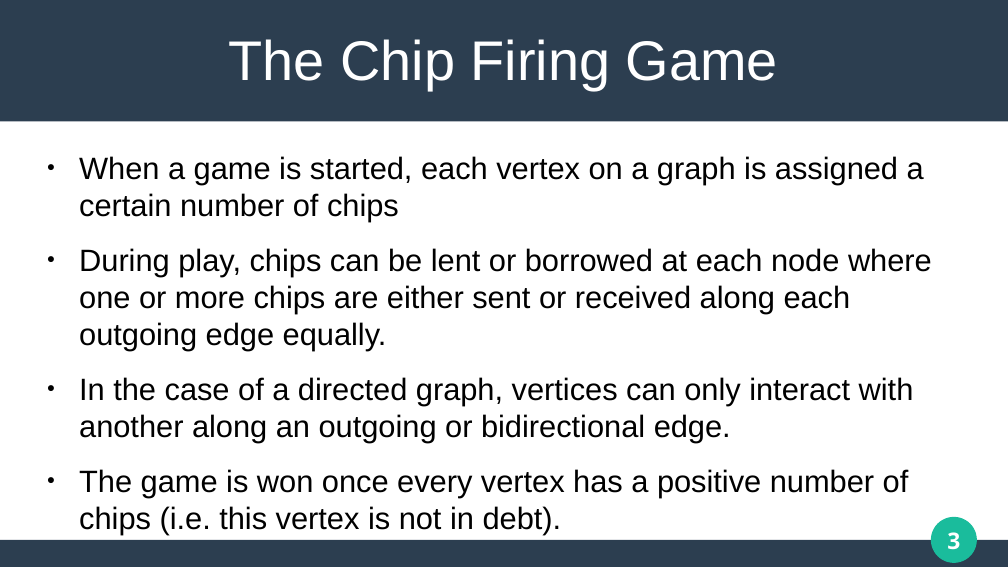
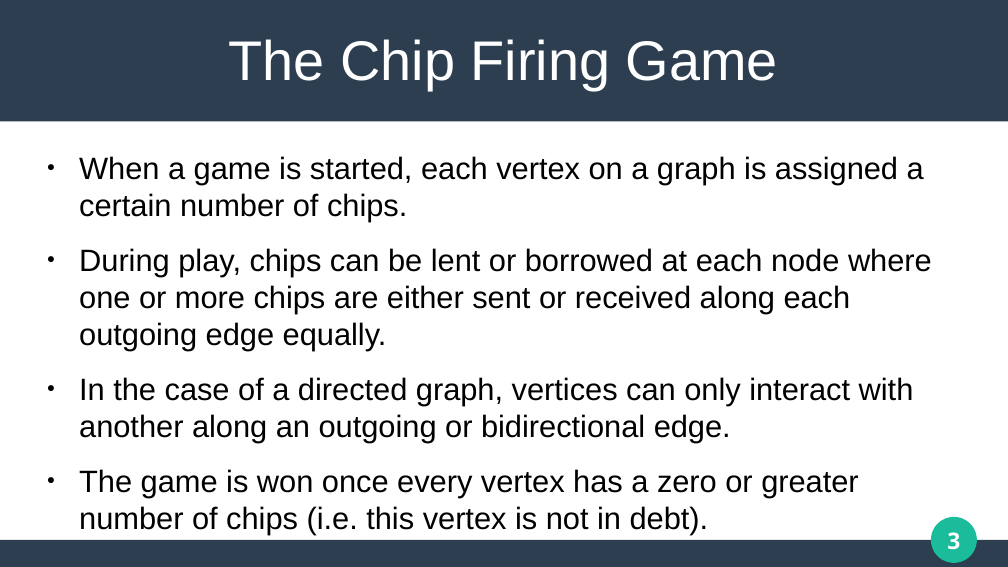
Before and after one commit to matthew-pisano/ChipFiring, a slide deck: slide 3 of Docs/generalPresentation.pptx. Drawn at 1008x567 pixels with LibreOffice and Linux fonts; fonts in the diff are those of the drawing. Boxes give left, top, right and bottom in pixels: in the first picture for what was removed or moved away, otherwise in the second. Text is boxed around its words. In the diff, an @@ line names an element or a change of style, - is before the commit and + after.

Commit message:
presentation

```diff
--- a/Docs/generalPresentation.pptx
+++ b/Docs/generalPresentation.pptx
@@ text at [79, 156, 924, 221]: text changed @@
-● When a game is started, each vertex on a graph is assigned a certain number of chips
+● When a game is started, each vertex on a graph is assigned a certain number of chips.
@@ text at [79, 469, 858, 534]: text changed @@
-● The game is won once every vertex has a positive number of chips (i.e. this vertex is not in debt).
+● The game is won once every vertex has a zero or greater number of chips (i.e. this vertex is not in debt).
```
Also in this commit, not shown: 3 other slides changed, 5 slides added, 9 other files.
